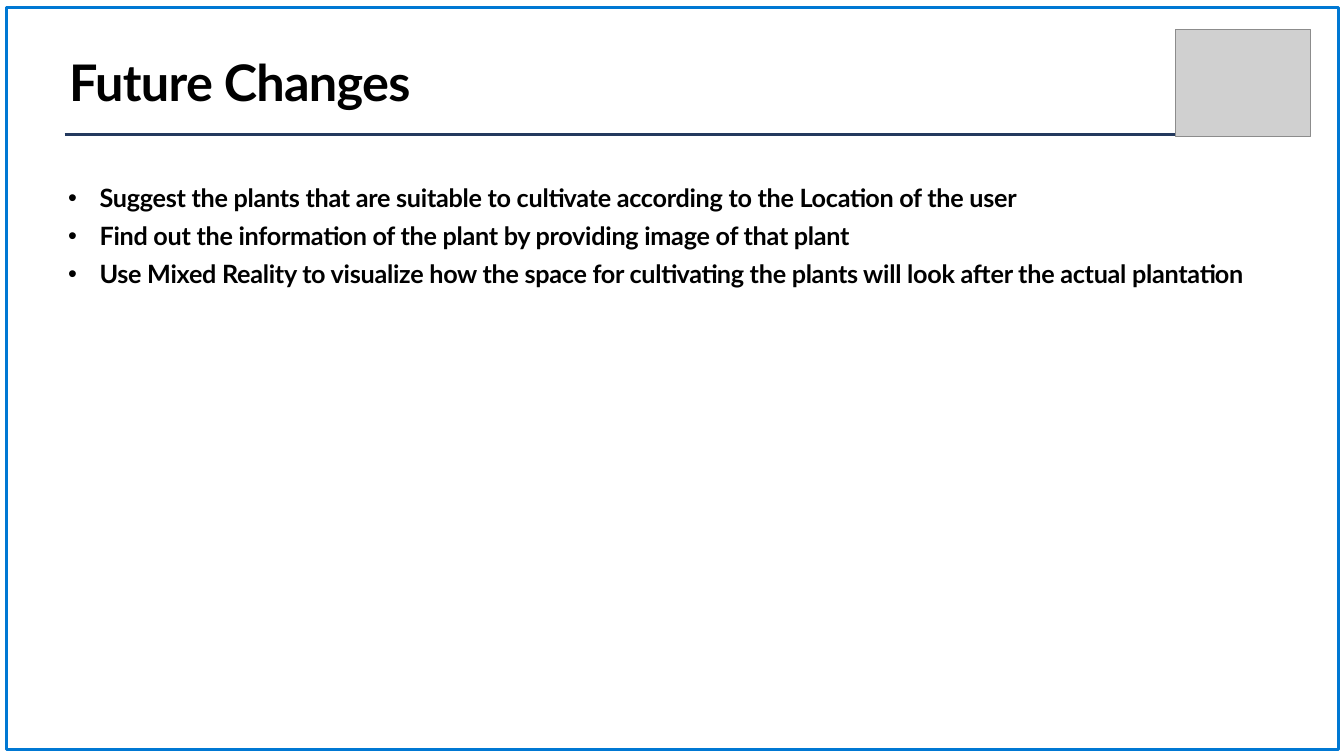
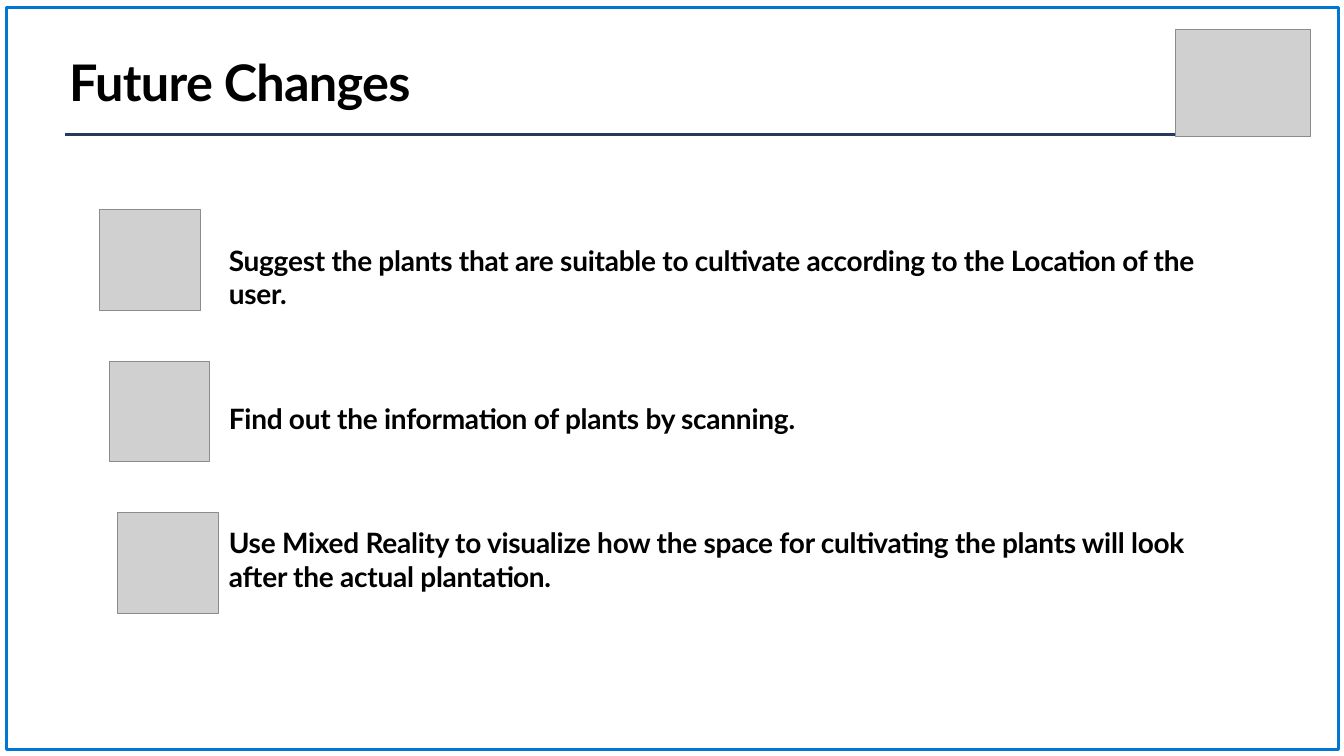
Before and after one commit to ompiepy/greentech, a slide deck: slide 6 of Demo Day Presentation.pptx. Drawn at 1344x756 pixels with LibreOffice and Linux fonts; fonts in the diff are those of the drawing; grey boxes stand for pictures; background and template pictures are left out. Boxes give left, top, right and bottom in pixels: in the first picture for what was removed or moved away, otherwise in the second. Text is boxed around its words. In the diff, an @@ line names an element or a change of style, - is before the commit and + after.

```diff
--- a/Demo Day Presentation.pptx
+++ b/Demo Day Presentation.pptx
@@ picture added at (100,210,201,311) @@
@@ text at (229,250,1195,592): text changed; size 18 to 20 pt @@
-• Suggest the plants that are suitable to cultivate according to the Location of the user
-• Find out the information of the plant by providing image of that plant
-• Use Mixed Reality to visualize how the space for cultivating the plants will look after the actual plantation
+Suggest the plants that are suitable to cultivate according to the Location of the user.
+Find out the information of plants by scanning.
+Use Mixed Reality to visualize how the space for cultivating the plants will look after the actual plantation.
@@ picture added at (109,361,210,462) @@
@@ picture added at (118,512,219,613) @@
```
Also in this commit, not shown: 2 other slides changed, 2 slides added, 2 slides removed.
